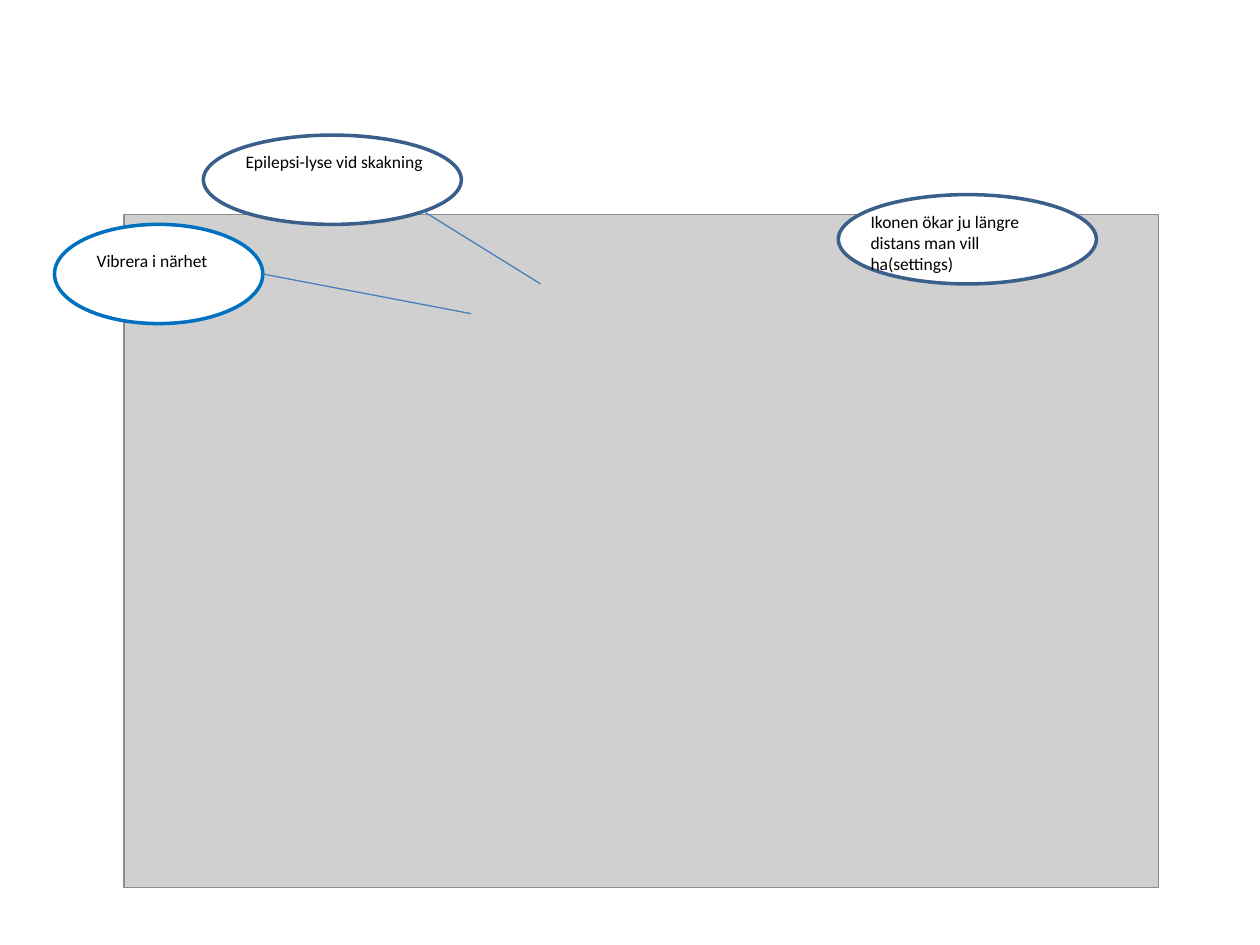
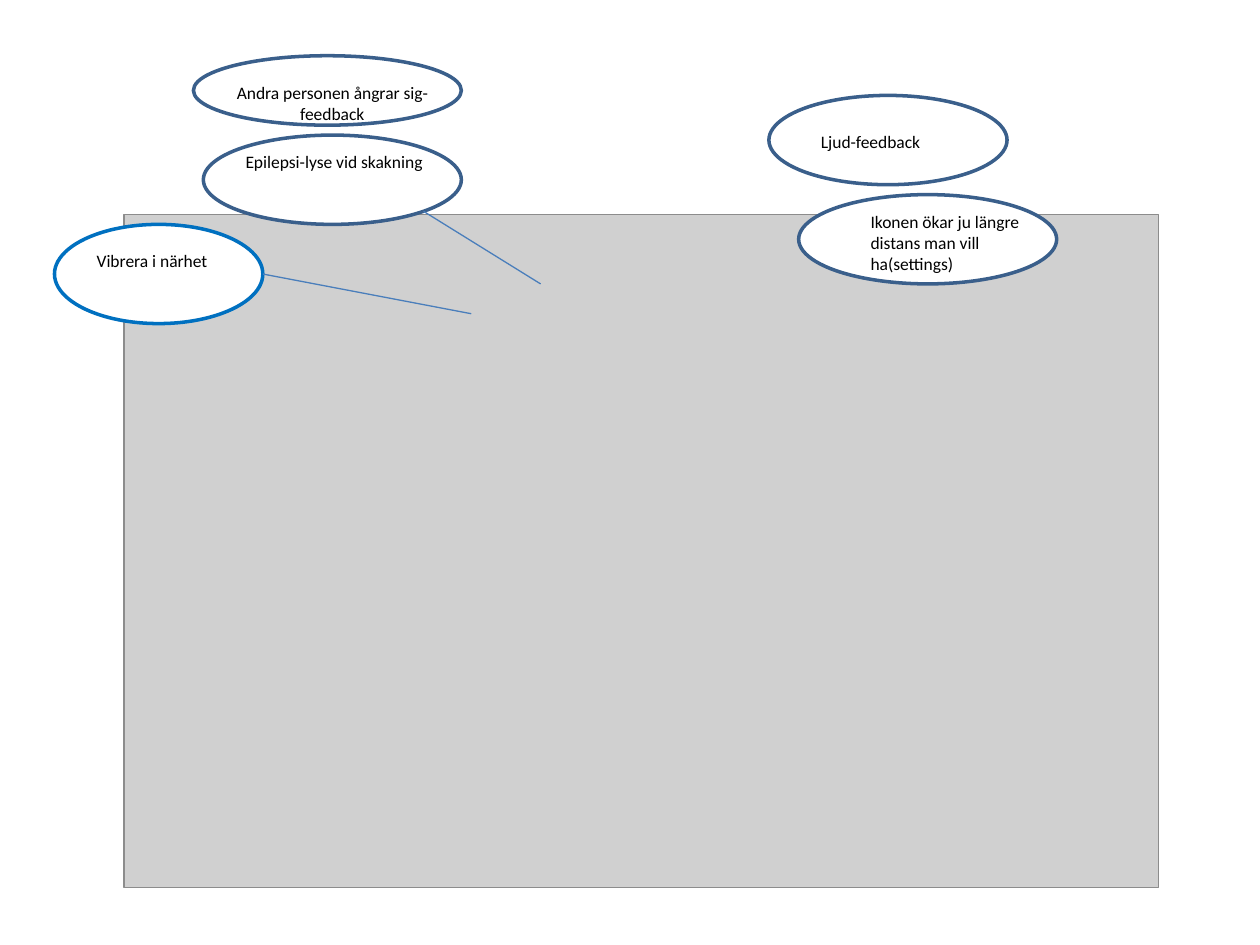
Before and after one commit to Mattemagikern/MAMN01, a slide deck: slide 1 of Presentation/hugtree.pptx. Drawn at 1260x945 pixels with LibreOffice and Linux fonts; fonts in the diff are those of the drawing; grey boxes stand for pictures. Boxes give left, top, right and bottom in pixels: in the first picture for what was removed or moved away, otherwise in the second. Text is boxed around its words. In the diff, an @@ line names an element or a change of style, - is before the commit and + after.

```diff
--- a/Presentation/hugtree.pptx
+++ b/Presentation/hugtree.pptx
@@ ellipse added at (x1=194, y1=55, x2=462, y2=125), fill #FFFFFF, outline #3A5F8C 2 pt @@
@@ text added at (x1=237, y1=86, x2=428, y2=125), 10 pt, text #000000 @@
+Andra personen ångrar sig-feedback
@@ ellipse added at (x1=769, y1=96, x2=1007, y2=185), fill #FFFFFF, outline #3A5F8C 2 pt @@
@@ text added at (x1=821, y1=136, x2=920, y2=151), 10 pt, text #000000 @@
+Ljud-feedback
@@ ellipse moved from (x1=838, y1=195, x2=1096, y2=285) to (x1=799, y1=195, x2=1057, y2=285) @@
```
Also in this commit, not shown: 4 other files.
